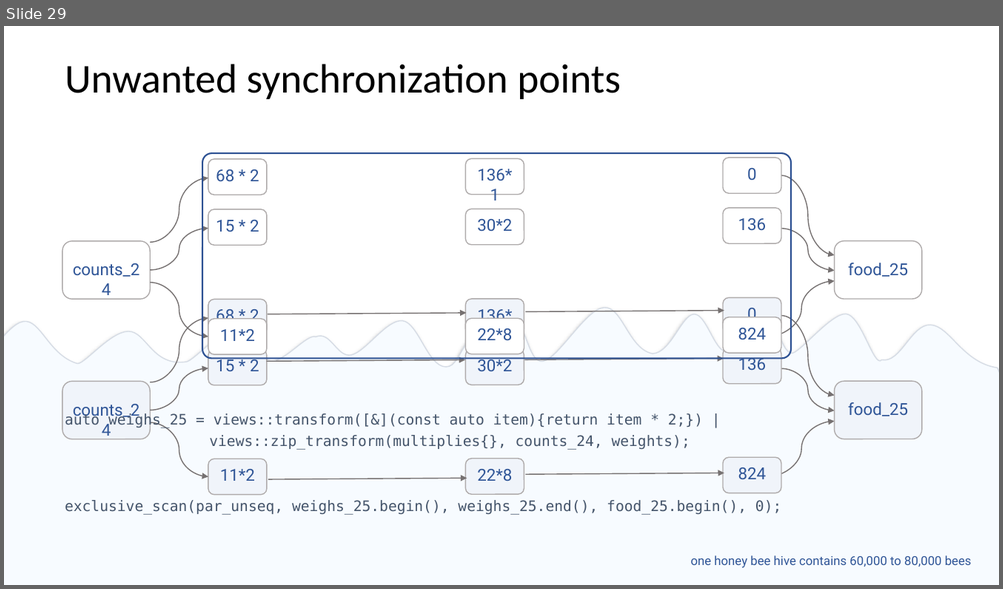
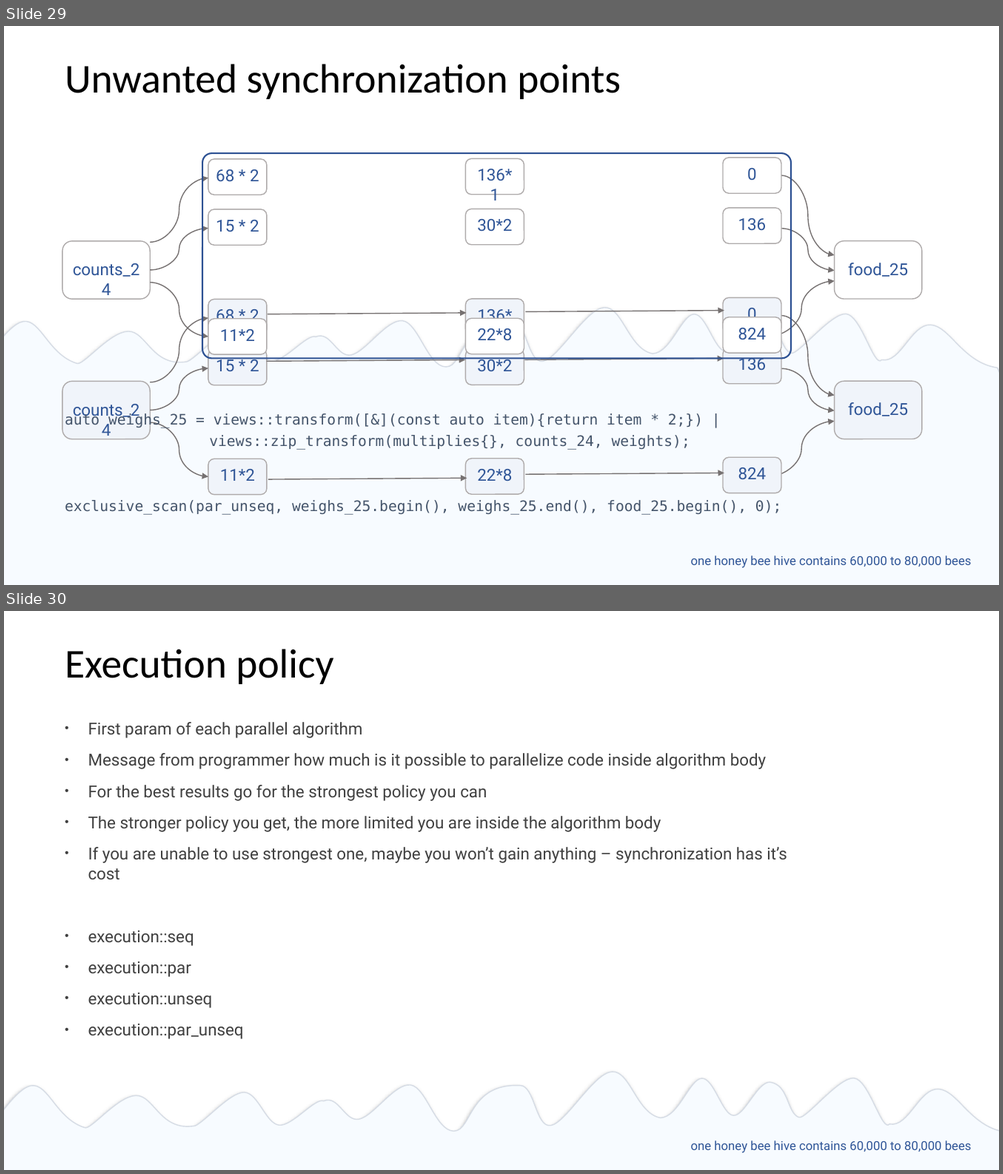
Before and after one commit to EmptySquareBubble/StoriesFromAParallelUniverse-, a slide deck: stories_from_a_paralel_universe.pptx. Shown one above the other, each under a label of ours: slide 29 before the commit, slides 29 and 30 after it. The pictures are 1003x589 and 1003x1174 pixels, drawn with LibreOffice and Linux fonts; fonts in the diff are those of the drawing. Boxes give left, top, right and bottom in pixels: in the first picture for what was removed or moved away, otherwise in the second. Text is boxed around its words. In the diff, an @@ line names an element or a change of style, - is before the commit and + after.

Commit message:
policy description

```diff
--- a/stories_from_a_paralel_universe.pptx
+++ b/stories_from_a_paralel_universe.pptx
@@ slide 30 added at box(4, 611, 999, 1170), background #FFFFFF @@
@@ title added at box(65, 649, 333, 684), 39.6 pt, text #000000 @@
+Execution policy
@@ text added at box(88, 722, 787, 1039), 16 pt, text #404040 @@
+  • First param of each parallel algorithm
+  • Message from programmer how much is it possible to parallelize code inside algorithm body
+  • For the best results go for the strongest policy you can
+  • The stronger policy you get, the more limited you are inside the algorithm body
+  • If you are unable to use strongest one, maybe you won’t gain anything – synchronization has it’s cost
+  • execution::seq
+  • execution::par
+  • execution::unseq
+  • execution::par_unseq
@@ freeform shape added at box(4, 1061, 999, 1164), fill #F7FBFF, outline #D6DCE5 1 pt @@
@@ rectangle added at box(4, 1139, 999, 1170), fill #F7FBFF @@
@@ text added at box(691, 1141, 971, 1153), 12 pt, text #2F5597 @@
+  one honey bee hive contains 60,000 to 80,000 bees
```
Also in this commit, not shown: 3 other slides added.
